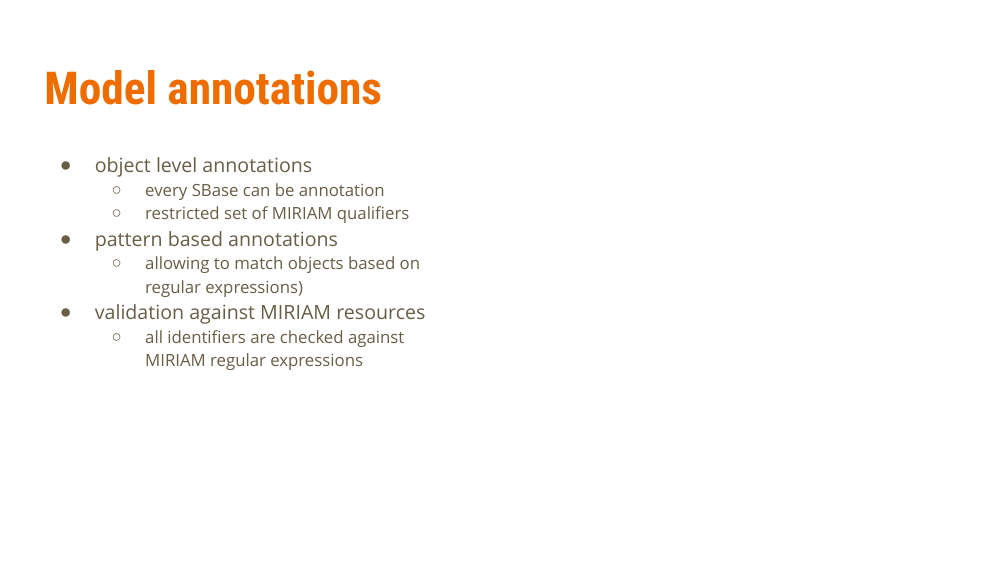
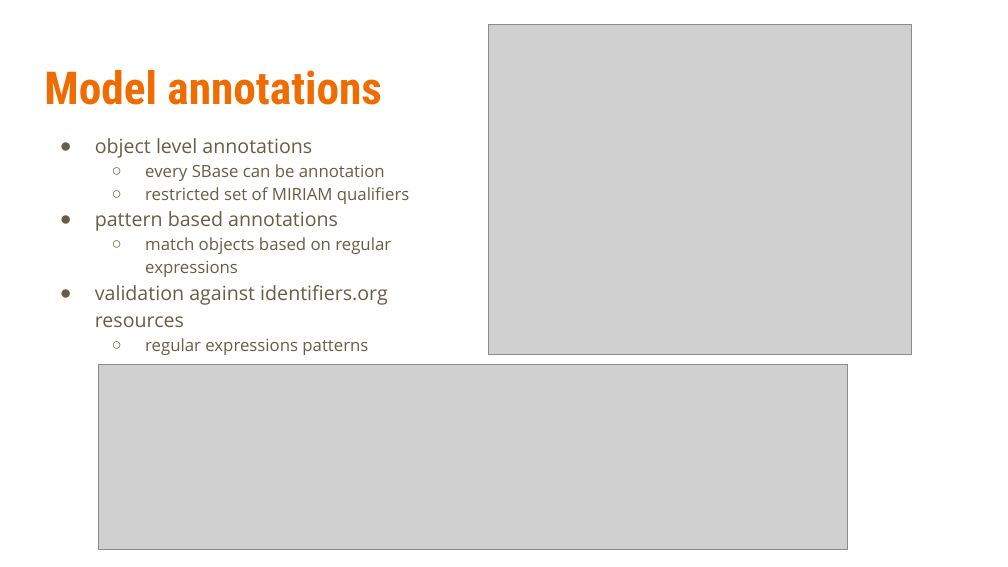
Before and after one commit to matthiaskoenig/sbmlutils, a slide deck: slide 6 of docs/presentations/reproducibility_center_2021/sbmlutils.pptx. Drawn at 1008x567 pixels with LibreOffice and Linux fonts; fonts in the diff are those of the drawing; grey boxes stand for pictures. Boxes give left, top, right and bottom in pixels: in the first picture for what was removed or moved away, otherwise in the second. Text is boxed around its words. In the diff, an @@ line names an element or a change of style, - is before the commit and + after.

```diff
--- a/docs/presentations/reproducibility_center_2021/sbmlutils.pptx
+++ b/docs/presentations/reproducibility_center_2021/sbmlutils.pptx
@@ picture added at [489, 24, 912, 354] @@
@@ text "object level annotations": place and size @@
-text "object level annotations" at [95, 157, 425, 370]
+text "object level annotations" at [95, 138, 410, 355]
@@ text at [95, 237, 391, 355]: text changed @@
-  ○ allowing to match objects based on regular expressions)
-● validation against MIRIAM resources
-  ○ all identifiers are checked against MIRIAM regular expressions
+  ○ match objects based on regular expressions
+● validation against identifiers.org resources
+  ○ regular expressions patterns
@@ picture added at [99, 364, 848, 549] @@
```
Also in this commit, not shown: 4 other slides changed, 3 slides added, 1 slide removed, 5 other files.
